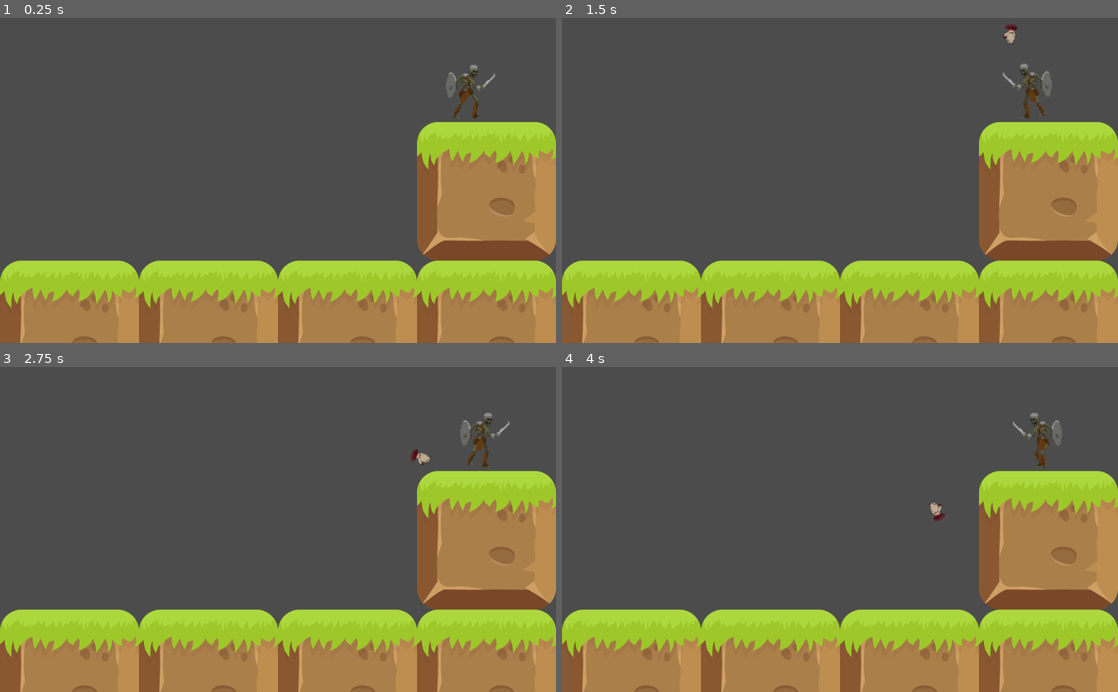
Above: before the commit, frames 1-4 (two rows, left to right).
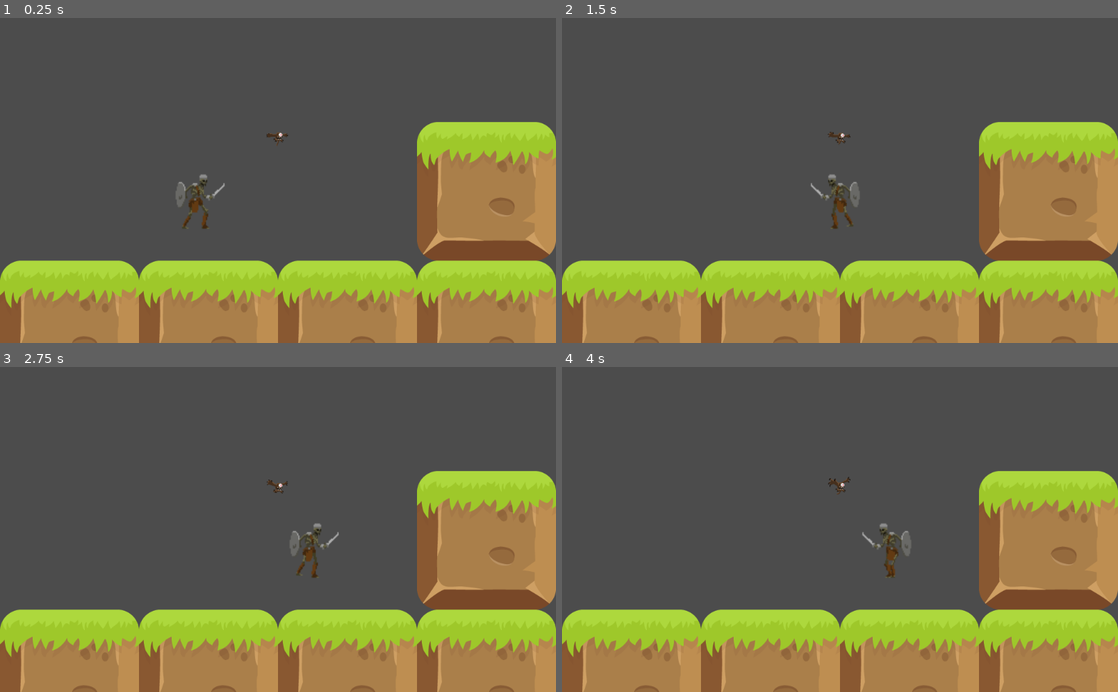
Above: after the commit, the same moments.

Repository: scottmpowell/701gameProject
Game: Godot game, scene res://Scenes/Game.tscn
Two runs of this game, one before a commit and one after it. Both use one fixed random seed, a clock stepped at 60 frames per second and the inputs below.
Inputs:
- Up to frame 1 (0.25 s): no input
- Up to frame 2 (1.5 s): tap Enter (ui_accept) at 0.5, 1.35 s; hold Right (ui_right) 0.53-1.28 s; hold Enter (ui_accept) 0.53-1.28 s; hold Left (ui_left) from 1.28 s (still down)
- Up to frame 3 (2.75 s): tap Enter (ui_accept) at 1.52, 1.82 s; release Left (ui_left) at 2.03 s; hold Right (ui_right) from 2.03 s (still down); hold Enter (ui_accept) from 2.03 s (still down)
- Up to frame 4 (4 s): release Enter (ui_accept) at 2.78 s; tap Enter (ui_accept) at 2.85, 3.02, 3.32 s; release Right (ui_right) at 3.53 s; hold Left (ui_left) from 3.53 s (still down); hold Enter (ui_accept) from 3.53 s (still down)

The runs differ from the first frame. In frame 1, 0.8% of the frame differs, in the area x 31-90%, y 14-65%; in frame 2, 0.9%, in the area x 44-88%, y 1-65%; in frame 3, 0.9%; in frame 4, 0.9%.

Commit message:
Move velocity calculation to separate function

Diff:
--- /dev/null
+++ b/godotPlayground/Form.gd
@@ -0,0 +1,16 @@
+extends RigidBody2D
+
+
+# Declare member variables here. Examples:
+# var a = 2
+# var b = "text"
+
+
+# Called when the node enters the scene tree for the first time.
+func _ready():
+	pass # Replace with function body.
+
+
+# Called every frame. 'delta' is the elapsed time since the previous frame.
+#func _process(delta):
+#	pass
--- /dev/null
+++ b/godotPlayground/Scenes/Form.tscn
@@ -0,0 +1,77 @@
+[gd_scene load_steps=14 format=2]
+
+[ext_resource path="res://Assets/Monsters_Creatures_Fantasy/Mushroom/Run.png" type="Texture" id=1]
+[ext_resource path="res://Form.gd" type="Script" id=2]
+
+[sub_resource type="AtlasTexture" id=1]
+flags = 4
+atlas = ExtResource( 1 )
+region = Rect2( 0, 0, 150, 150 )
+
+[sub_resource type="AtlasTexture" id=2]
+flags = 4
+atlas = ExtResource( 1 )
+region = Rect2( 150, 0, 150, 150 )
+
+[sub_resource type="AtlasTexture" id=3]
+flags = 4
+atlas = ExtResource( 1 )
+region = Rect2( 300, 0, 150, 150 )
+
+[sub_resource type="AtlasTexture" id=4]
+flags = 4
+atlas = ExtResource( 1 )
+region = Rect2( 450, 0, 150, 150 )
+
+[sub_resource type="AtlasTexture" id=5]
+flags = 4
+atlas = ExtResource( 1 )
+region = Rect2( 600, 0, 150, 150 )
+
+[sub_resource type="AtlasTexture" id=6]
+flags = 4
+atlas = ExtResource( 1 )
+region = Rect2( 750, 0, 150, 150 )
+
+[sub_resource type="AtlasTexture" id=7]
+flags = 4
+atlas = ExtResource( 1 )
+region = Rect2( 900, 0, 150, 150 )
+
+[sub_resource type="AtlasTexture" id=8]
+flags = 4
+atlas = ExtResource( 1 )
+region = Rect2( 1050, 0, 150, 150 )
+
+[sub_resource type="SpriteFrames" id=9]
+animations = [ {
+"frames": [ SubResource( 1 ), SubResource( 2 ), SubResource( 3 ), SubResource( 4 ), SubResource( 5 ), SubResource( 6 ), SubResource( 7 ), SubResource( 8 ) ],
+"loop": true,
+"name": "Walk",
+"speed": 5.0
+} ]
+
+[sub_resource type="RectangleShape2D" id=10]
+extents = Vector2( 11.8356, 18.1749 )
+
+[sub_resource type="CapsuleShape2D" id=11]
+height = 19.5
+
+[node name="Mushroom" type="RigidBody2D"]
+script = ExtResource( 2 )
+
+[node name="AnimatedSprite" type="AnimatedSprite" parent="."]
+frames = SubResource( 9 )
+animation = "Walk"
+frame = 5
+playing = true
+
+[node name="CollisionShape2D" type="CollisionShape2D" parent="."]
+position = Vector2( 0.280609, 5.05107 )
+shape = SubResource( 10 )
+
+[node name="Area2D" type="Area2D" parent="."]
+
+[node name="hibox" type="CollisionShape2D" parent="Area2D"]
+position = Vector2( 30, 5.25 )
+shape = SubResource( 11 )
--- a/godotPlayground/Scenes/Game.tscn
+++ b/godotPlayground/Scenes/Game.tscn
@@ -1,7 +1,8 @@
-[gd_scene load_steps=15 format=2]
+[gd_scene load_steps=16 format=2]
 
 [ext_resource path="res://Scenes/Player.tscn" type="PackedScene" id=1]
 [ext_resource path="res://Assets/TheSpriteBundle_Free/Level_1_256x256.png" type="Texture" id=2]
+[ext_resource path="res://Assets/Monsters_Creatures_Fantasy/Flying eye/Flight.png" type="Texture" id=3]
 
 [sub_resource type="TileSet" id=1]
 0/name = "Level_1_256x256.png 0"
@@ -23,44 +24,60 @@
 extents = Vector2( 75.1877, 515.575 )
 
 [sub_resource type="RectangleShape2D" id=3]
-extents = Vector2( 128.161, 132.977 )
+extents = Vector2( 114.155, 110.662 )
 
 [sub_resource type="AtlasTexture" id=4]
+flags = 4
+atlas = ExtResource( 3 )
 region = Rect2( 0, 0, 150, 150 )
 
 [sub_resource type="AtlasTexture" id=5]
+flags = 4
+atlas = ExtResource( 3 )
 region = Rect2( 150, 0, 150, 150 )
 
 [sub_resource type="AtlasTexture" id=6]
+flags = 4
+atlas = ExtResource( 3 )
 region = Rect2( 300, 0, 150, 150 )
 
 [sub_resource type="AtlasTexture" id=7]
+flags = 4
+atlas = ExtResource( 3 )
 region = Rect2( 450, 0, 150, 150 )
 
 [sub_resource type="AtlasTexture" id=8]
+flags = 4
+atlas = ExtResource( 3 )
 region = Rect2( 600, 0, 150, 150 )
 
 [sub_resource type="AtlasTexture" id=9]
+flags = 4
+atlas = ExtResource( 3 )
 region = Rect2( 750, 0, 150, 150 )
 
 [sub_resource type="AtlasTexture" id=10]
+flags = 4
+atlas = ExtResource( 3 )
 region = Rect2( 900, 0, 150, 150 )
 
 [sub_resource type="AtlasTexture" id=11]
+flags = 4
+atlas = ExtResource( 3 )
 region = Rect2( 1050, 0, 150, 150 )
 
 [sub_resource type="SpriteFrames" id=12]
 animations = [ {
 "frames": [ SubResource( 4 ), SubResource( 5 ), SubResource( 6 ), SubResource( 7 ), SubResource( 8 ), SubResource( 9 ), SubResource( 10 ), SubResource( 11 ) ],
 "loop": true,
-"name": "default",
+"name": "Bat",
 "speed": 5.0
 } ]
 
 [node name="Game" type="Node2D"]
 
 [node name="Player" parent="." instance=ExtResource( 1 )]
-position = Vector2( 851.503, -99.1779 )
+position = Vector2( 353.422, 336.99 )
 
 [node name="TileMap" type="TileMap" parent="."]
 tile_set = SubResource( 1 )
@@ -83,7 +100,8 @@
 shape = SubResource( 3 )
 
 [node name="Bat" type="AnimatedSprite" parent="."]
-position = Vector2( 81.0904, -0.506824 )
+position = Vector2( 508.108, 218.246 )
 frames = SubResource( 12 )
-frame = 5
+animation = "Bat"
+frame = 6
 playing = true
--- a/godotPlayground/Scenes/Player.tscn
+++ b/godotPlayground/Scenes/Player.tscn
@@ -1,10 +1,10 @@
-[gd_scene load_steps=34 format=2]
+[gd_scene load_steps=24 format=2]
 
 [ext_resource path="res://Assets/Monsters_Creatures_Fantasy/Skeleton/Idle.png" type="Texture" id=1]
 [ext_resource path="res://Scripts/Player.gd" type="Script" id=2]
 [ext_resource path="res://Assets/Monsters_Creatures_Fantasy/Skeleton/Attack.png" type="Texture" id=3]
 [ext_resource path="res://Assets/Monsters_Creatures_Fantasy/Skeleton/Walk.png" type="Texture" id=4]
-[ext_resource path="res://Assets/Monsters_Creatures_Fantasy/Mushroom/Run.png" type="Texture" id=5]
+[ext_resource path="res://Scenes/Form.tscn" type="PackedScene" id=5]
 
 [sub_resource type="AtlasTexture" id=1]
 flags = 4
@@ -48,42 +48,42 @@
 
 [sub_resource type="AtlasTexture" id=9]
 flags = 4
-atlas = ExtResource( 4 )
+atlas = ExtResource( 1 )
 region = Rect2( 0, 0, 150, 150 )
 
 [sub_resource type="AtlasTexture" id=10]
 flags = 4
-atlas = ExtResource( 4 )
+atlas = ExtResource( 1 )
 region = Rect2( 150, 0, 150, 150 )
 
 [sub_resource type="AtlasTexture" id=11]
 flags = 4
-atlas = ExtResource( 4 )
+atlas = ExtResource( 1 )
 region = Rect2( 300, 0, 150, 150 )
 
 [sub_resource type="AtlasTexture" id=12]
 flags = 4
-atlas = ExtResource( 4 )
+atlas = ExtResource( 1 )
 region = Rect2( 450, 0, 150, 150 )
 
 [sub_resource type="AtlasTexture" id=13]
 flags = 4
-atlas = ExtResource( 1 )
+atlas = ExtResource( 4 )
 region = Rect2( 0, 0, 150, 150 )
 
 [sub_resource type="AtlasTexture" id=14]
 flags = 4
-atlas = ExtResource( 1 )
+atlas = ExtResource( 4 )
 region = Rect2( 150, 0, 150, 150 )
 
 [sub_resource type="AtlasTexture" id=15]
 flags = 4
-atlas = ExtResource( 1 )
+atlas = ExtResource( 4 )
 region = Rect2( 300, 0, 150, 150 )
 
 [sub_resource type="AtlasTexture" id=16]
 flags = 4
-atlas = ExtResource( 1 )
+atlas = ExtResource( 4 )
 region = Rect2( 450, 0, 150, 150 )
 
 [sub_resource type="SpriteFrames" id=17]
@@ -95,68 +95,17 @@
 }, {
 "frames": [ SubResource( 9 ), SubResource( 10 ), SubResource( 11 ), SubResource( 12 ) ],
 "loop": true,
-"name": "Walk",
+"name": "Idle",
 "speed": 5.0
 }, {
 "frames": [ SubResource( 13 ), SubResource( 14 ), SubResource( 15 ), SubResource( 16 ) ],
 "loop": true,
-"name": "Idle",
+"name": "Walk",
 "speed": 5.0
 } ]
 
 [sub_resource type="RectangleShape2D" id=18]
 extents = Vector2( 13.102, 25.4968 )
-
-[sub_resource type="AtlasTexture" id=19]
-flags = 4
-atlas = ExtResource( 5 )
-region = Rect2( 0, 0, 150, 150 )
-
-[sub_resource type="AtlasTexture" id=20]
-flags = 4
-atlas = ExtResource( 5 )
-region = Rect2( 150, 0, 150, 150 )
-
-[sub_resource type="AtlasTexture" id=21]
-flags = 4
-atlas = ExtResource( 5 )
-region = Rect2( 300, 0, 150, 150 )
-
-[sub_resource type="AtlasTexture" id=22]
-flags = 4
-atlas = ExtResource( 5 )
-region = Rect2( 450, 0, 150, 150 )
-
-[sub_resource type="AtlasTexture" id=23]
-flags = 4
-atlas = ExtResource( 5 )
-region = Rect2( 600, 0, 150, 150 )
-
-[sub_resource type="AtlasTexture" id=24]
-flags = 4
-atlas = ExtResource( 5 )
-region = Rect2( 750, 0, 150, 150 )
-
-[sub_resource type="AtlasTexture" id=25]
-flags = 4
-atlas = ExtResource( 5 )
-region = Rect2( 900, 0, 150, 150 )
-
-[sub_resource type="AtlasTexture" id=26]
-flags = 4
-atlas = ExtResource( 5 )
-region = Rect2( 1050, 0, 150, 150 )
-
-[sub_resource type="SpriteFrames" id=27]
-animations = [ {
-"frames": [ SubResource( 19 ), SubResource( 20 ), SubResource( 21 ), SubResource( 22 ), SubResource( 23 ), SubResource( 24 ), SubResource( 25 ), SubResource( 26 ) ],
-"loop": true,
-"name": "Walk",
-"speed": 5.0
-} ]
-
-[sub_resource type="RectangleShape2D" id=28]
-extents = Vector2( 11.8356, 18.1749 )
 
 [node name="Player" type="KinematicBody2D"]
 position = Vector2( 469.89, 258.89 )
@@ -166,6 +115,7 @@
 [node name="Skeleton" type="AnimatedSprite" parent="."]
 frames = SubResource( 17 )
 animation = "Idle"
+frame = 1
 speed_scale = 2.0
 playing = true
 
@@ -175,12 +125,5 @@
 position = Vector2( 3.77979, 0.629959 )
 shape = SubResource( 18 )
 
-[node name="Mushroom" type="RigidBody2D" parent="."]
-
-[node name="AnimatedSprite" type="AnimatedSprite" parent="Mushroom"]
-frames = SubResource( 27 )
-animation = "Walk"
-
-[node name="CollisionShape2D" type="CollisionShape2D" parent="Mushroom"]
-position = Vector2( 0.280609, 5.05107 )
-shape = SubResource( 28 )
+[node name="Mushroom" parent="." instance=ExtResource( 5 )]
+visible = false
--- /dev/null
+++ b/godotPlayground/Scripts/Actor.gd
@@ -0,0 +1,17 @@
+# Actor is a base script for all characters
+class_name Actor
+extends KinematicBody2D
+
+#export var speed = Vector2(150.0, 350.0)
+export var speed = Vector2(5.0, 350.0)
+onready var gravity = ProjectSettings.get("physics/2d/default_gravity")
+
+
+# Called when the node enters the scene tree for the first time.
+func _ready():
+	pass # Replace with function body.
+
+
+# Called every frame. 'delta' is the elapsed time since the previous frame.
+#func _process(delta):
+#	pass
--- a/godotPlayground/Scripts/Player.gd
+++ b/godotPlayground/Scripts/Player.gd
@@ -1,49 +1,54 @@
-extends KinematicBody2D
+extends Actor
 
 
 # Declare member variables here. Examples:
-var jumpvelocity = 150
+var jumpvelocity = -150
 var gravityscale = 1
-var walkspeed = 200
-var velocity = Vector2()
+var walkspeed = 500
 
 # 0 is left, 1 is right
-var direction = 1
+var direction = Vector2.ZERO
 var form = "Skeleton"
 
-# Called when the node enters the scene tree for the first time.
+# Called when the node enters the scene tree for the first time.\
 func _ready():
 	pass # Replace with function body.
 
 func get_input():
 	if Input.is_action_pressed("ui_left"):
-		velocity.x = -walkspeed
-		direction = 0
+		direction.x = -1
 		$Skeleton.play("Walk")
 
 	elif Input.is_action_pressed("ui_right"):
-		velocity.x = walkspeed
-		direction = 1
+		direction.x = 1
 		$Skeleton.play("Walk")
 
 	elif Input.is_action_pressed("ui_accept"):
-			$Skeleton.play("Attack")
+		pass
+
 	else:
 		$Skeleton.play("Idle")
-		velocity.x = 0
+		direction.x = 0
+
 
 
 
 # Called every frame. 'delta' is the elapsed time since the previous frame.
 #func _process(delta):
 #	pass
+func calculate_move_velocity():
+	return speed * direction
+
 func _physics_process(delta):
 	get_input()
-	velocity.y = 20
-	if direction:
+
+
+	#velocity.y += gravity * delta
+
+	if direction.x < 0:
+		$Skeleton.flip_h = true
+	elif direction.x > 0:
 		$Skeleton.flip_h = false
-	else:
-		$Skeleton.flip_h = true
-
-	var motion = velocity
-	move_and_collide(motion)
+	var velocity = calculate_move_velocity()
+	#velocity.y = 2
+	move_and_collide(velocity)
--- a/godotPlayground/project.godot
+++ b/godotPlayground/project.godot
@@ -8,16 +8,20 @@
 
 config_version=4
 
-_global_script_classes=[  ]
+_global_script_classes=[ {
+"base": "KinematicBody2D",
+"class": "Actor",
+"language": "GDScript",
+"path": "res://Scripts/Actor.gd"
+} ]
 _global_script_class_icons={
-
+"Actor": ""
 }
 
 [application]
 
 config/name="godotPlayground"
 run/main_scene="res://Scenes/Game.tscn"
-config/icon="res://icon.png"
 
 [rendering]
 
Renamed: godotPlayground/platform.tscn -> godotPlayground/Scenes/platform.tscn
Binary file removed: godotPlayground/icon.png
Not shown, removed: godotPlayground/icon.png.import
